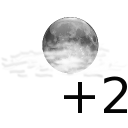
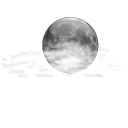
Before/after of a 128 x 128 layered artwork. What changed in the layer stack:
removed layer "Clipboard" over [64, 76, 127, 113]
